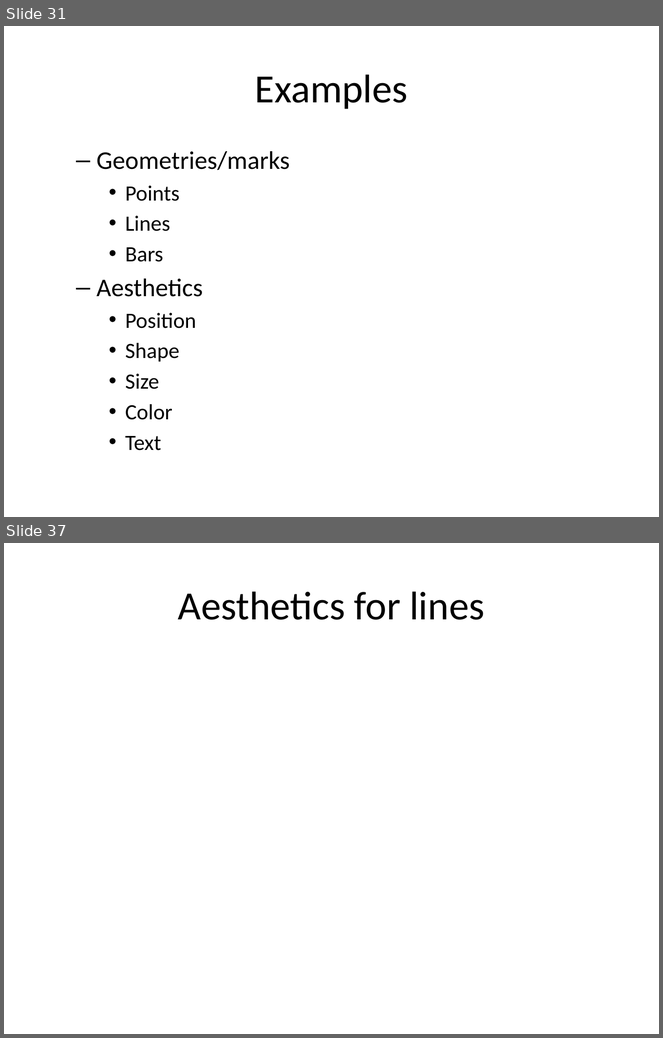
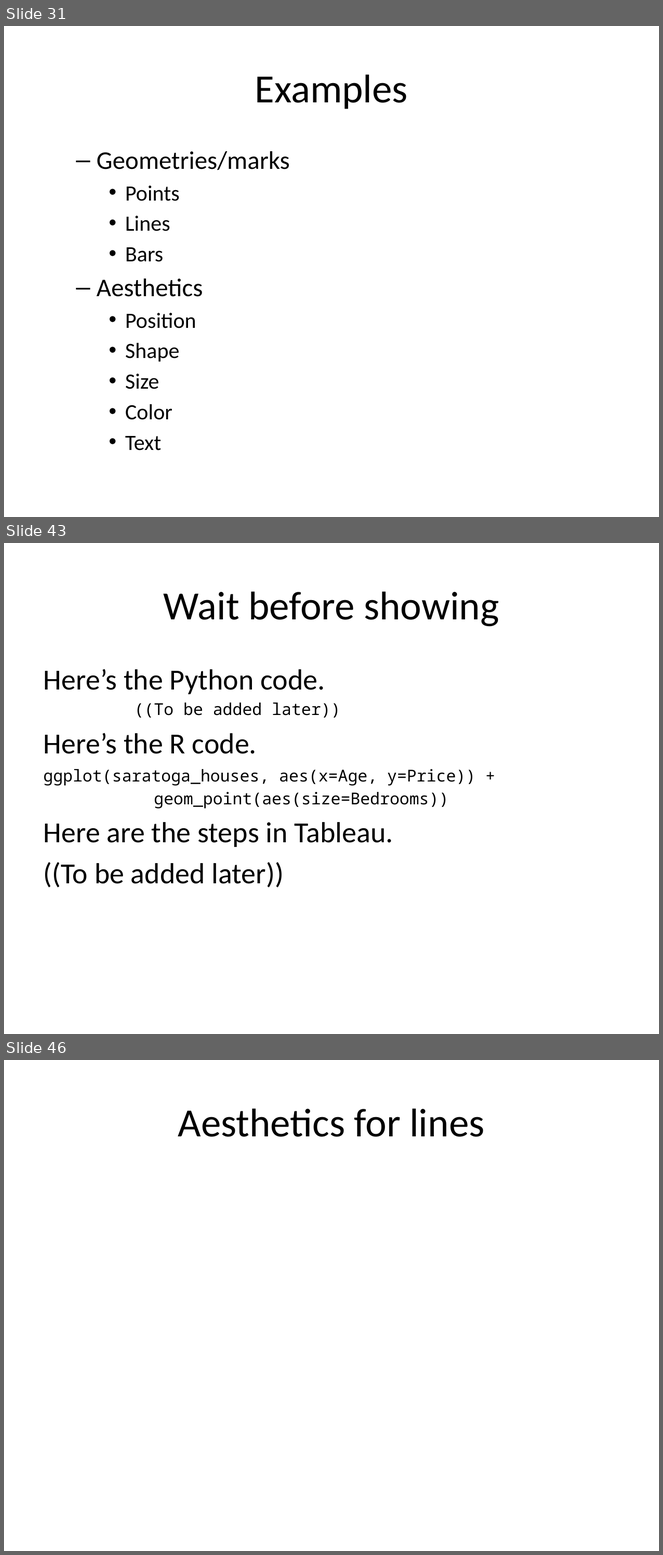
Before and after one commit to pmean/data-visualization, a slide deck: src/data-visualization.pptx. Shown one above the other, each under a label of ours: slides 31 and 37 before the commit, slides 31, 43 and 46 after it; the slides between them are not shown. The pictures are 663x1038 and 663x1555 pixels, drawn with LibreOffice and Linux fonts; fonts in the diff are those of the drawing. Boxes give left, top, right and bottom in pixels: in the first picture for what was removed or moved away, otherwise in the second. Text is boxed around its words. In the diff, an @@ line names an element or a change of style, - is before the commit and + after.

Commit message:
Re-organized into points, bars, lines, exotica, maps

```diff
--- a/src/data-visualization.pptx
+++ b/src/data-visualization.pptx
@@ slide 43 added at (4, 543, 659, 1034), background #FFFFFF @@
@@ title added at (164, 591, 499, 627), 44 pt, text #000000 @@
+Wait before showing
@@ text added at (44, 669, 476, 888), 18 pt, text #000000 @@
+Here’s the Python code.
+((To be added later))
+Here’s the R code.
+ggplot(saratoga_houses, aes(x=Age, y=Price)) +
+geom_point(aes(size=Bedrooms))
+Here are the steps in Tableau.
+((To be added later))
@@ what was slide 37 is now slide 46 @@
```
Also in this commit, not shown: 1 slide changed, 8 other slides added, 16 other files.
